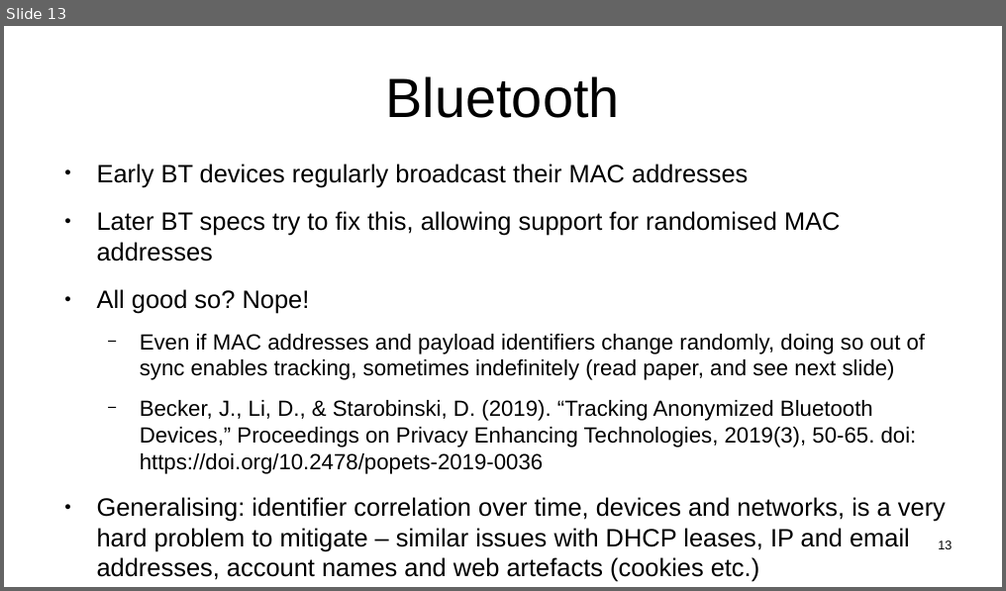
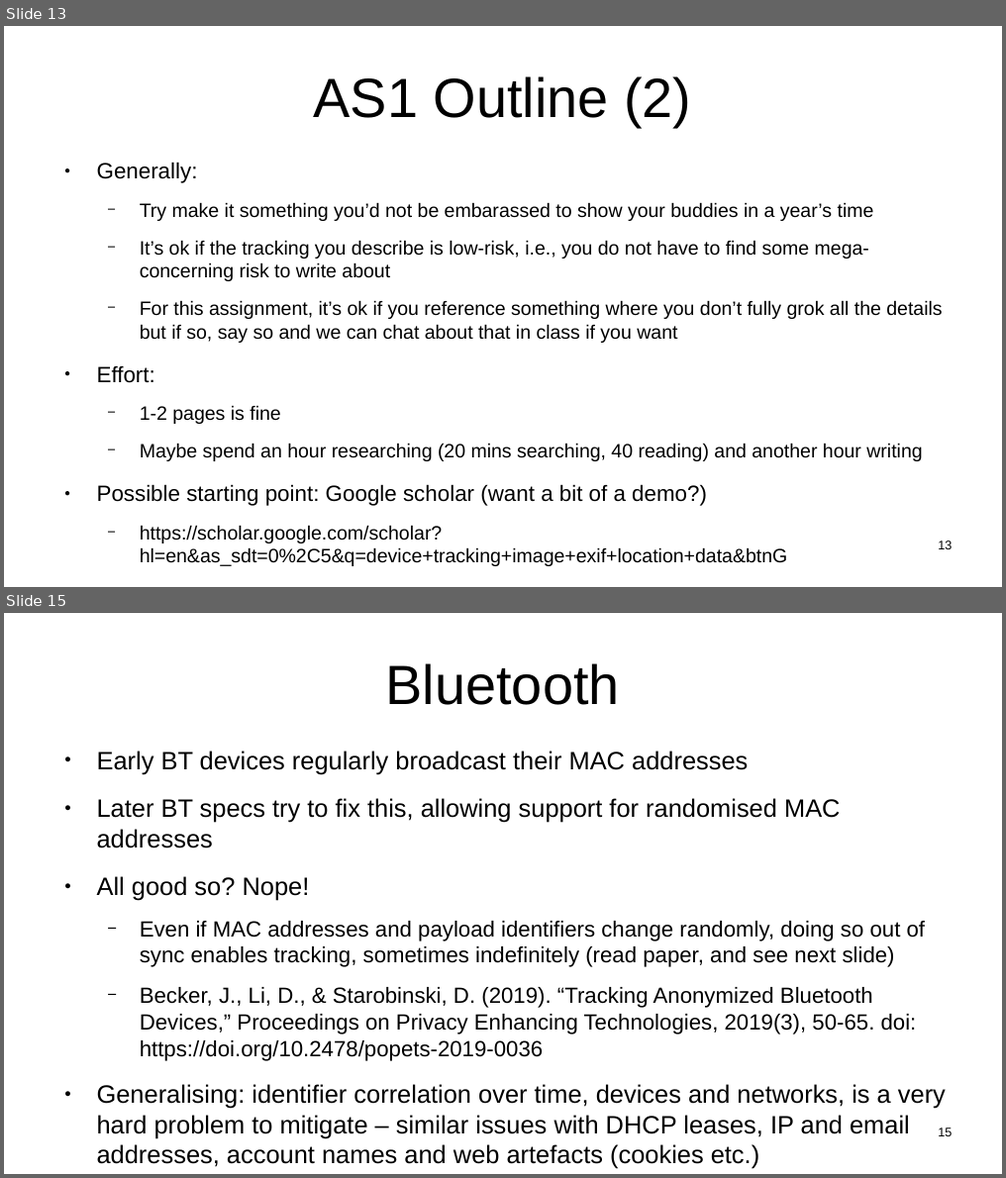
Before and after one commit to sftcd/witidtm, a slide deck: lectures/150-machines.odp. Shown one above the other, each under a label of ours: slide 13 before the commit, slides 13 and 15 after it; the slides between them are not shown. The pictures are 1006x591 and 1006x1178 pixels, drawn with LibreOffice and Linux fonts; fonts in the diff are those of the drawing. Boxes give left, top, right and bottom in pixels: in the first picture for what was removed or moved away, otherwise in the second. Text is boxed around its words. In the diff, an @@ line names an element or a change of style, - is before the commit and + after.

```diff
--- a/lectures/150-machines.odp
+++ b/lectures/150-machines.odp
@@ slide 13 added at (4, 26, 1002, 587), background #FFFFFF @@
@@ title added at (314, 76, 691, 127), 44 pt, text #000000 @@
+AS1 Outline (2)
@@ text added at (97, 162, 942, 567), 15.4 pt, text #000000 @@
+● Generally:
+  − Try make it something you’d not be embarassed to show your buddies in a year’s time
+  − It’s ok if the tracking you describe is low-risk, i.e., you do not have to find some mega-concerning risk to write about
+  − For this assignment, it’s ok if you reference something where you don’t fully grok all the details but if so, say so and we can chat about that in class if you want
+● Effort:
+  − 1-2 pages is fine
+  − Maybe spend an hour researching (20 mins searching, 40 reading) and another hour writing
+● Possible starting point: Google scholar (want a bit of a demo?)
+  − https://scholar.google.com/scholar?hl=en&as_sdt=0%2C5&q=device+tracking+image+exif+location+data&btnG
@@ page number added at (938, 541, 951, 550), 10 pt, text #000000 @@
+13
@@ what was slide 13 is now slide 15 @@
@@ page number at (938, 1128, 951, 1137): text changed @@
-13
+15
```
Also in this commit, not shown: 3 slides changed, 1 other slide added, 3 other files.
